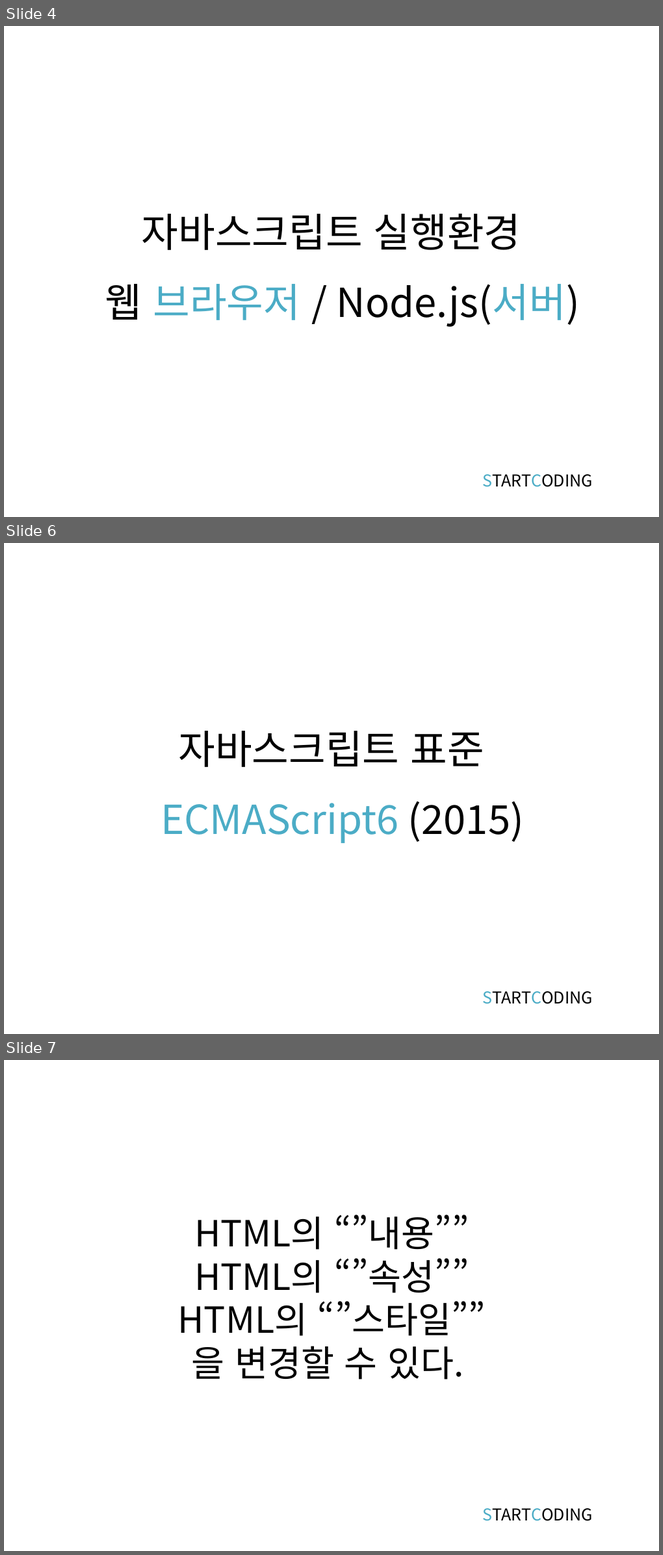
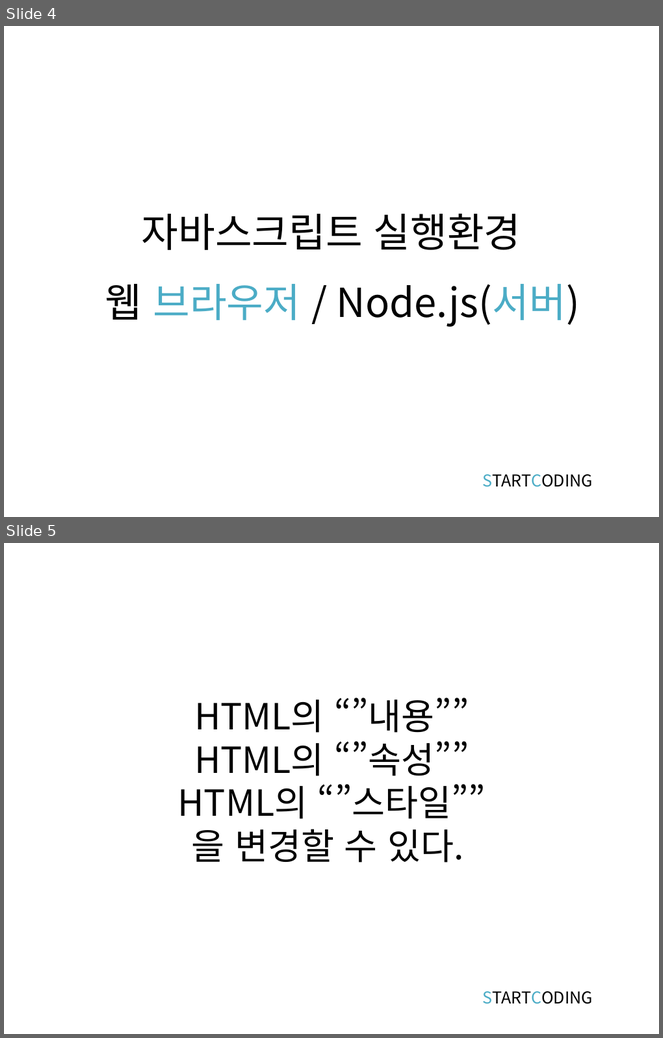
Before and after one commit to kwonkijun/web, a slide deck: 프론트엔드기초(PPT)/JAVASCRIPT 1강_개요.pptx. Shown one above the other, each under a label of ours: slides 4, 6 and 7 before the commit, slides 4 and 5 after it; the slides between them are not shown. The pictures are 663x1555 and 663x1038 pixels, drawn with LibreOffice and Linux fonts; fonts in the diff are those of the drawing. Boxes give left, top, right and bottom in pixels: in the first picture for what was removed or moved away, otherwise in the second. Text is boxed around its words. In the diff, an @@ line names an element or a change of style, - is before the commit and + after.

```diff
--- a/프론트엔드기초(PPT)/JAVASCRIPT 1강_개요.pptx
+++ b/프론트엔드기초(PPT)/JAVASCRIPT 1강_개요.pptx
@@ slide 6 removed at (4,543,659,1034), background #FFFFFF @@
@@ title removed at (178,731,484,767) @@
-자바스크립트 표준
@@ text removed at (161,802,524,843) @@
-ECMAScript6 (2015)
@@ text removed at (482,991,593,1005) @@
-STARTCODING
@@ what was slide 7 is now slide 5 @@
```
Also in this commit, not shown: 1 slide changed, 1 other slide removed, 5 other files.
